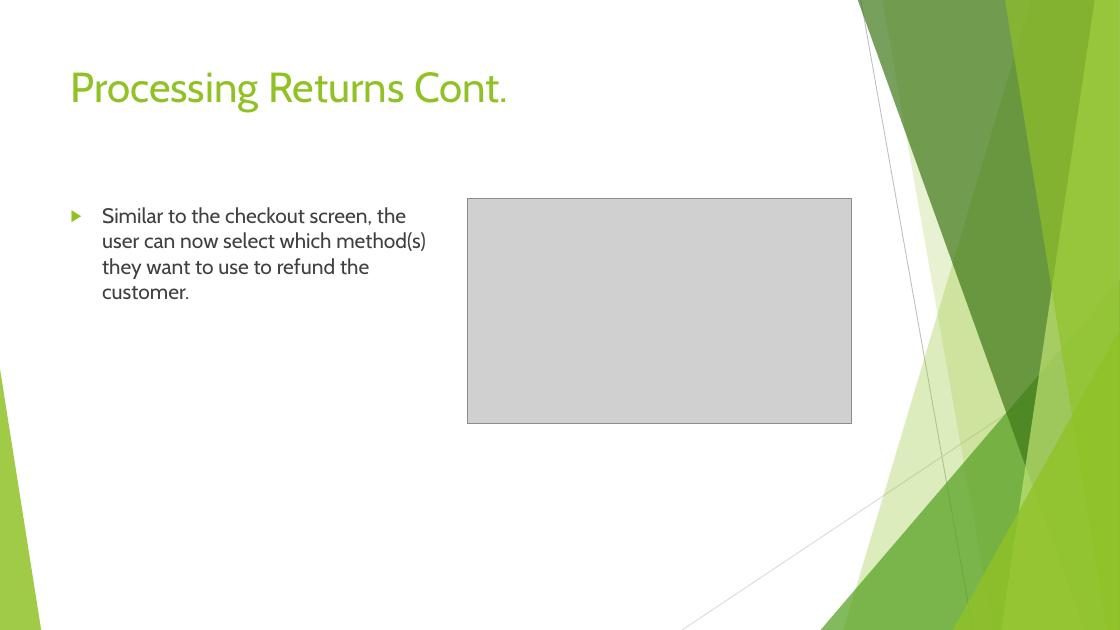
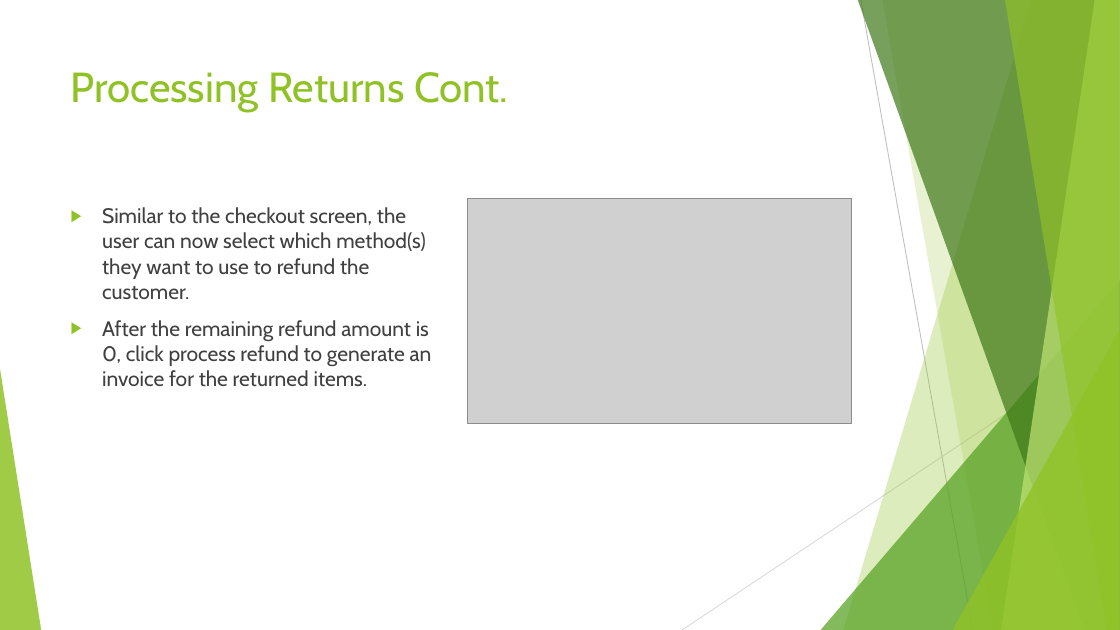
Before and after one commit to TGills/SweetSpot, a slide deck: slide 10 of V2.1.0.pptx. Drawn at 1120x630 pixels with LibreOffice and Linux fonts; fonts in the diff are those of the drawing; grey boxes stand for pictures. Boxes give left, top, right and bottom in pixels: in the first picture for what was removed or moved away, otherwise in the second. Text is boxed around its words. In the diff, an @@ line names an element or a change of style, - is before the commit and + after.

```diff
--- a/V2.1.0.pptx
+++ b/V2.1.0.pptx
@@ text at bbox=[102, 320, 432, 386]: paragraph added @@
+▶ After the remaining refund amount is 0, click process refund to generate an invoice for the returned items.
```
Also in this commit, not shown: 4 other slides changed.
